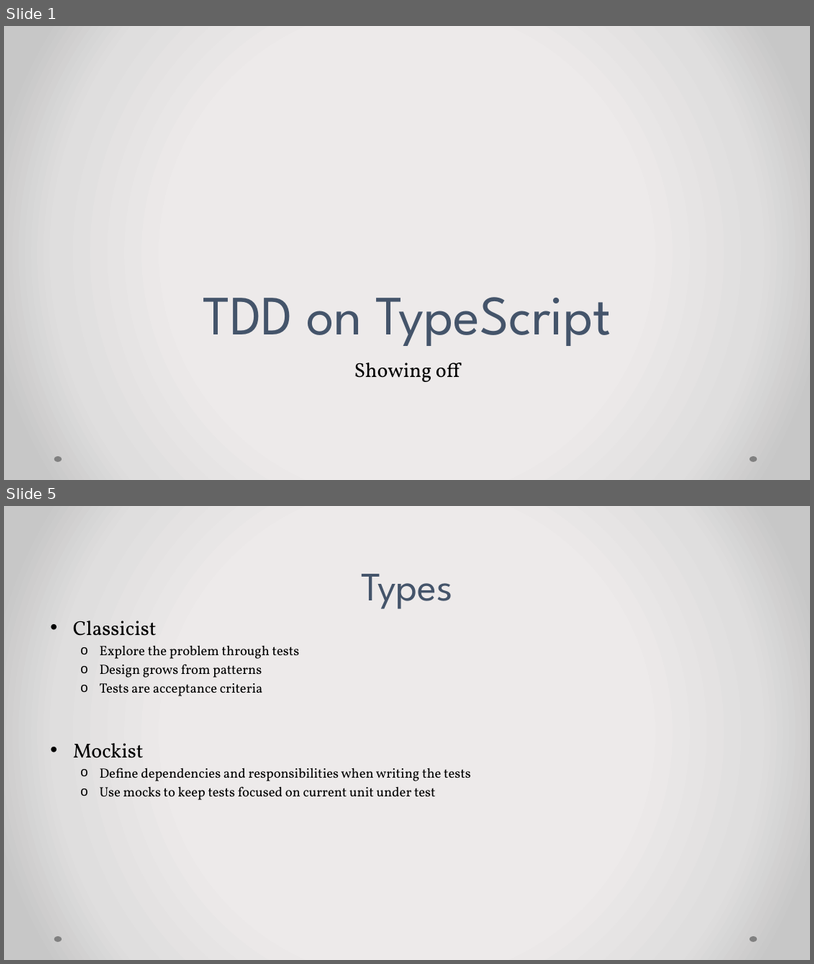
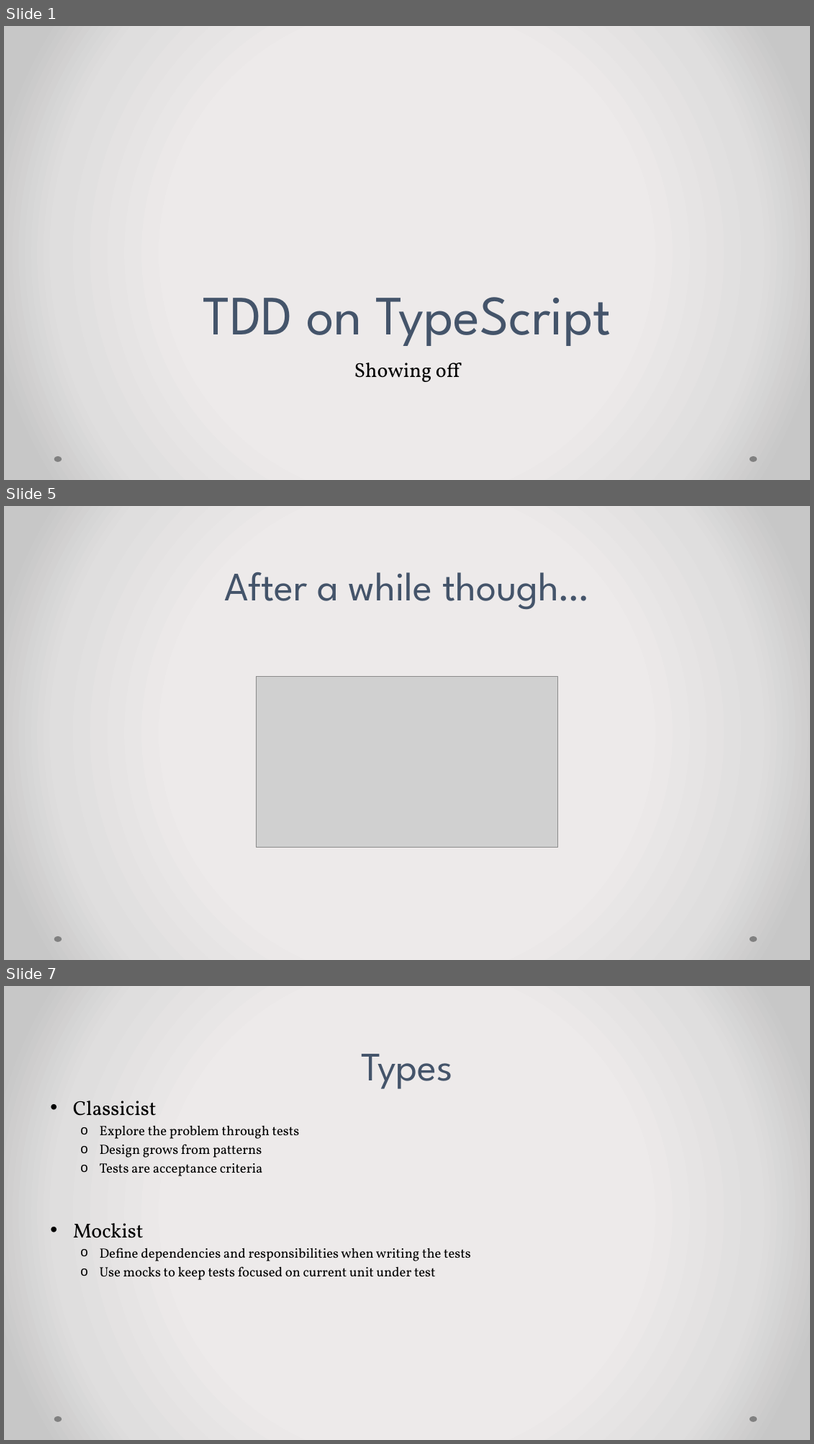
Before and after one commit to paul-antal/tdd-on-typescript, a slide deck: TDD on TypeScript.pptx. Shown one above the other, each under a label of ours: slides 1 and 5 before the commit, slides 1, 5 and 7 after it; the slides between them are not shown. The pictures are 814x964 and 814x1444 pixels, drawn with LibreOffice and Linux fonts; fonts in the diff are those of the drawing; grey boxes stand for pictures. Boxes give left, top, right and bottom in pixels: in the first picture for what was removed or moved away, otherwise in the second. Text is boxed around its words. In the diff, an @@ line names an element or a change of style, - is before the commit and + after.

```diff
--- a/TDD on TypeScript.pptx
+++ b/TDD on TypeScript.pptx
@@ slide 5 added at bbox=[4, 506, 810, 960], background gradient #EDEBEB to #E0DEDE to #C9C7C7; not listed: 2 template elements that a slide beside it also shows @@
@@ title added at bbox=[224, 572, 589, 610], 48 pt, text #44546A @@
+After a while though…
@@ picture added at bbox=[256, 677, 558, 847] @@
@@ what was slide 5 is now slide 7 @@
```
Also in this commit, not shown: 4 slides changed, 1 other slide added.
